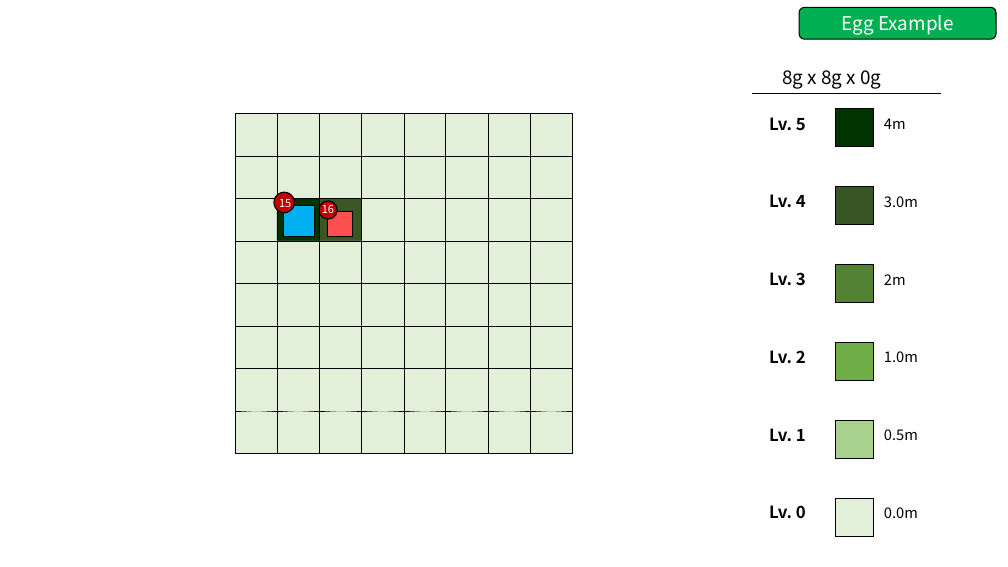
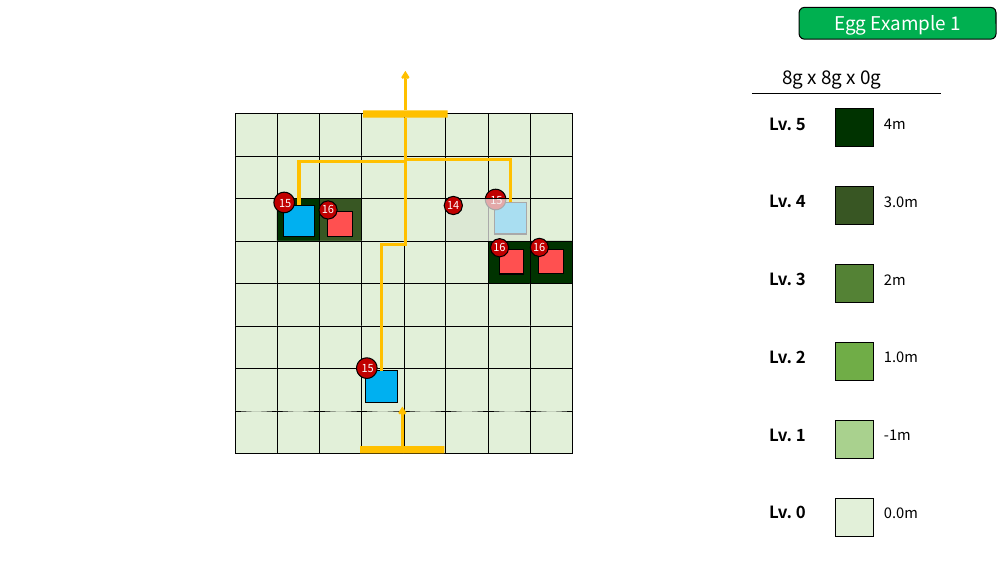
Before and after one commit to GGMGangsterHamster/GangsterHamster, a slide deck: slide 19 of Documents/Gravito_Stage.pptx. Drawn at 1008x567 pixels with LibreOffice and Linux fonts; fonts in the diff are those of the drawing. Boxes give left, top, right and bottom in pixels: in the first picture for what was removed or moved away, otherwise in the second. Text is boxed around its words. In the diff, an @@ line names an element or a change of style, - is before the commit and + after.

```diff
--- a/Documents/Gravito_Stage.pptx
+++ b/Documents/Gravito_Stage.pptx
@@ text in rounded rectangle at (834,15,960,35): text changed @@
-Egg Example
+Egg Example 1
@@ arrow added from (405, 110) to (405, 71), #FFC000 2.25 pt @@
@@ elbow line added from (299, 205) to (405, 118), #FFC000 3 pt @@
@@ rectangle added at (363,110,448,118), fill #FFC000 @@
@@ elbow line added from (382, 371) to (405, 118), #FFC000 3 pt @@
@@ elbow line added from (510, 202) to (405, 118), #FFC000 3 pt @@
@@ rectangle at (445,199,488,241): fill #E2F0D9 to #A9D18E @@
@@ rectangle added at (445,198,530,240), fill #F2F2F2 at 70% opacity, outline #000000 0.25 pt @@
@@ ellipse added at (445,197,463,215), fill #C00000, outline #000000 1 pt @@
@@ text added at (447,198,459,213), 10.5 pt, text #FFFFFF @@
+14
@@ ellipse added at (485,189,506,209), fill #C00000, outline #000000 1 pt @@
@@ rectangle at (488,199,531,241): fill #E2F0D9 to #A9D18E @@
@@ text added at (490,192,502,204), 10.5 pt, text #FFFFFF @@
+15
@@ rectangle added at (495,202,526,234), fill #00B0F0, outline #000000 1 pt @@
@@ ellipse added at (491,239,509,257), fill #C00000, outline #000000 1 pt @@
@@ ellipse added at (530,238,548,256), fill #C00000, outline #000000 1 pt @@
@@ rectangle at (488,241,531,284): fill #E2F0D9 to #003300 @@
@@ text added at (493,240,505,255), 10.5 pt, text #FFFFFF @@
+16
@@ rectangle added at (499,250,524,274), fill #FF5050, outline #000000 1 pt @@
@@ rectangle at (530,241,572,284): fill #E2F0D9 to #003300 @@
@@ text added at (533,240,545,255), 10.5 pt, text #FFFFFF @@
+16
@@ rectangle added at (539,249,564,274), fill #FF5050, outline #000000 1 pt @@
@@ ellipse added at (357,358,377,378), fill #C00000, outline #000000 1 pt @@
@@ text added at (362,361,374,376), 10.5 pt, text #FFFFFF @@
+15
@@ rectangle added at (366,371,398,403), fill #00B0F0, outline #000000 1 pt @@
@@ arrow added from (402, 446) to (402, 407), #FFC000 2.25 pt @@
@@ rectangle added at (360,446,445,454), fill #FFC000 @@
@@ text at (884,429,911,440): text changed @@
-0.5m
+-1m
```
Also in this commit, not shown: 1 slide added, 1 other file.
